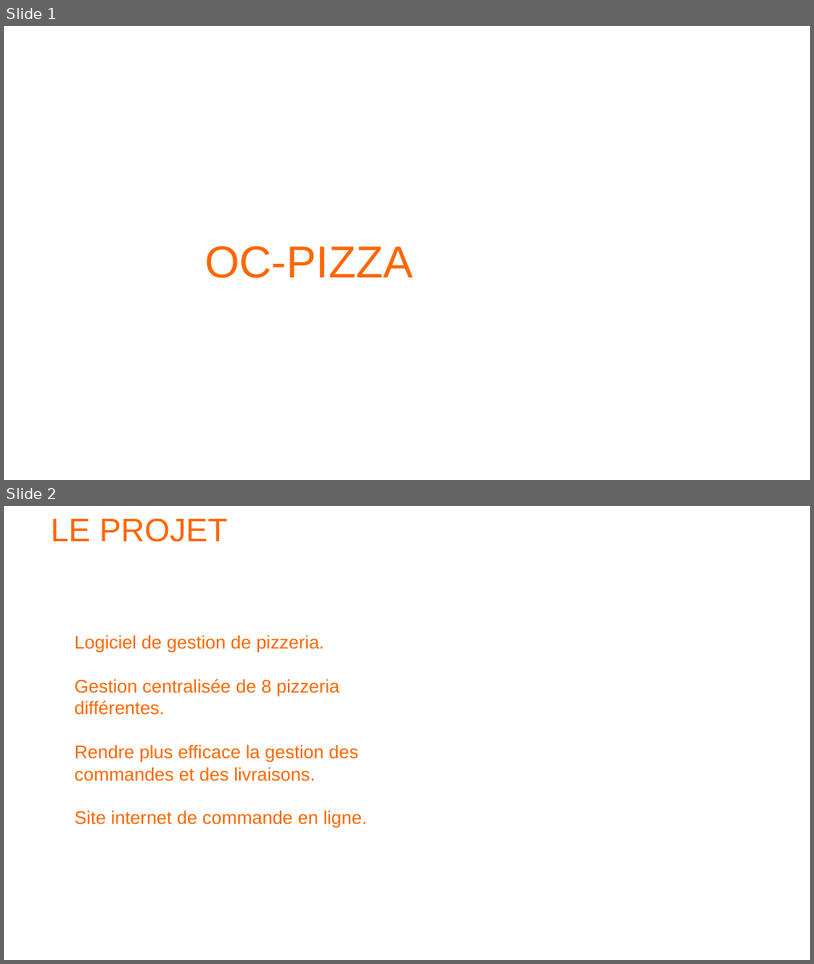
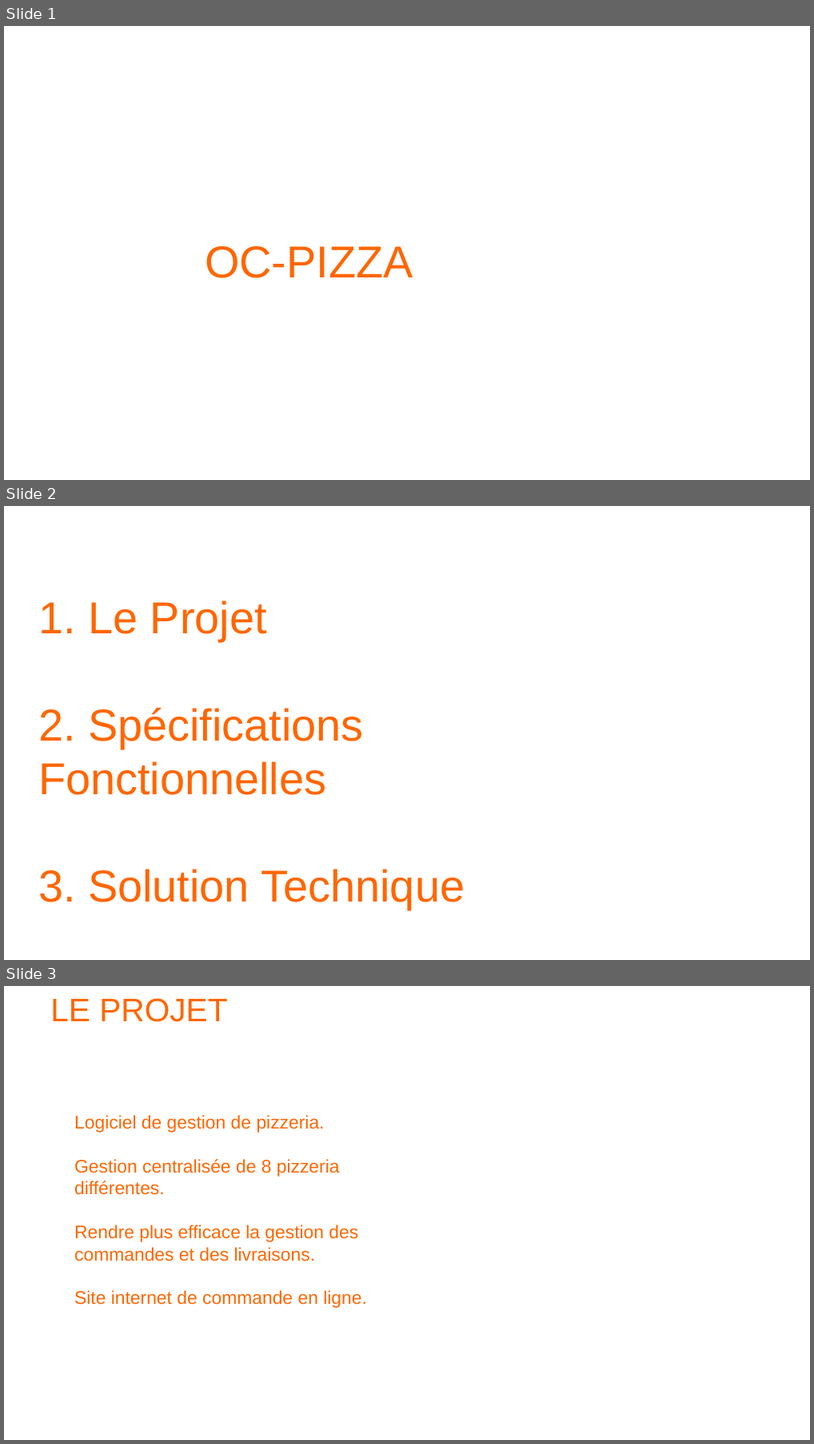
Before and after one commit to JonathanDLR/oc-pizza, a slide deck: Spec.odp. Shown one above the other, each under a label of ours: slides 1 and 2 before the commit, slides 1, 2 and 3 after it. The pictures are 814x964 and 814x1444 pixels, drawn with LibreOffice and Linux fonts; fonts in the diff are those of the drawing; background and template pictures are left out. Boxes give left, top, right and bottom in pixels: in the first picture for what was removed or moved away, otherwise in the second. Text is boxed around its words. In the diff, an @@ line names an element or a change of style, - is before the commit and + after.

```diff
--- a/Spec.odp
+++ b/Spec.odp
@@ slide 2 added at (4, 506, 810, 960), background picture (left out) @@
@@ title added at (38, 600, 465, 909), 44 pt, text #FF6600 @@
+1. Le Projet
+2. Spécifications
+Fonctionnelles
+3. Solution Technique
@@ what was slide 2 is now slide 3 @@
```
Also in this commit, not shown: 3 slides changed, 2 slides removed.
